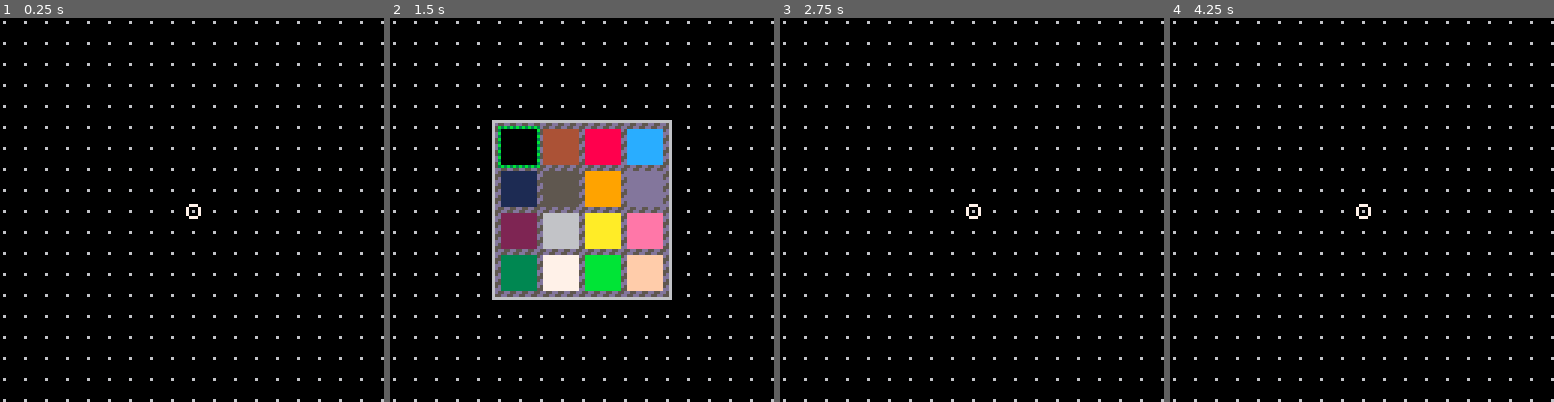
Above: before the commit, frames 1-4 (left to right).
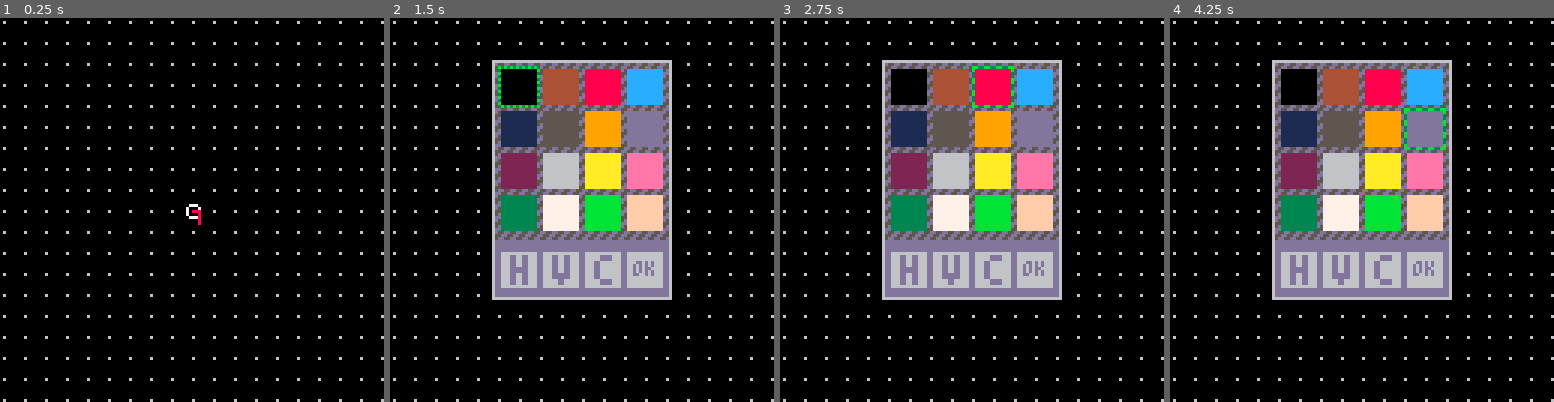
Above: after the commit, the same moments.

Repository: VyrCossont/Pinput
Game: PICO-8 cartridge PICO-8/games/shape_editor.p8
Two runs of this game, one before a commit and one after it. Both use one fixed random seed, a clock stepped at 60 frames per second and the inputs below.
Inputs:
- Up to frame 1 (0.25 s): no input
- Up to frame 2 (1.5 s): tap O (Z key) at 0.7 s
- Up to frame 3 (2.75 s): hold Right 1.6-2.1 s; tap O (Z key) at 1.7, 2.1, 2.5 s; hold Up 2.15-2.42 s; hold Right from 2.47 s (still down)
- Up to frame 4 (4.25 s): tap O (Z key) every 0.4 s from 2.9 to 4.1 s; release Right at 3.03 s; hold Left 3.08-3.58 s; hold Down 3.63-3.97 s; hold Right from 4.02 s (still down)

The runs differ from the first frame. In frame 1, less than 0.1% of the frame differs, in the area x 50-53%, y 50-54%; in frame 2, 24%; in frame 3, 28%, in the area x 26-74%, y 10-74%; in frame 4, 28%.

Commit message:
shape editor: working palette

Diff:
--- a/PICO-8/games/shape_editor.p8
+++ b/PICO-8/games/shape_editor.p8
@@ -16,8 +16,7 @@
 end
 
 function grid_init()
- cx = 0
- cy = 0
+ pos = {0, 0}
  grid_size = 7
  grid_max = 64 \ grid_size
 
@@ -42,17 +41,31 @@
  end
 
  -- selected dot
- circ(cx * grid_size, cy * grid_size, 2, 7)
+ local cx, cy = unpack(pos)
+ local c = 7
+ if cline != nil then
+  c = lines[cline].color
+ end
+ circ(cx * grid_size, cy * grid_size, 2, c)
+ print(c, cx * grid_size, cy * grid_size, 8)
 end
 
 function grid_update60()
+ local cx, cy = unpack(pos)
  if (btnp(0)) cx -= 1
  if (btnp(1)) cx += 1
  if (btnp(2)) cy -= 1
  if (btnp(3)) cy += 1
  cx = mid(-grid_max, cx, grid_max)
  cy = mid(-grid_max, cy, grid_max)
- if (btnp(4)) palette_init()
+ pos = {cx, cy}
+ if btnp(4) then
+  if cline == nil then
+   palette_init()
+  else
+   add(lines[cline], pos)
+  end
+ end
 end
 
 function palette_init()
@@ -61,46 +74,121 @@
   palette_draw()
  end
  _update60 = palette_update60
- px = 0
- py = 0
+
+ palette_coords = {0, 0}
+ palette_selected = nil
+ h_flip = false
+ v_flip = false
+ close_loop = false
 end
 
 function palette_draw()
  camera()
- clip(34, 34, 60, 60)
+ fillp()
+ clip(34, 14, 60, 80)
+
+ -- palette background
  fillp(0b0110110010010011)
- rectfill(34, 34, 94 - 1, 94 - 1, 5 | (13 << 4))
+ rectfill(34, 14, 94 - 1, 74 - 1, 5 | (13 << 4))
  fillp()
- rect(34, 34, 94 - 1, 94 - 1, 6)
+
+ -- control area
+ rectfill(34, 74, 94 - 1, 94 - 1, 13)
+
+ -- palette frame
+ rect(34, 14, 94 - 1, 94 - 1, 6)
+
+ -- color swatches
  for i = 0, 3 do
   for j = 0, 3 do
    local c = (i * 4) + j
    local x = 34 + 1 + 2 * (i + 1) + 12 * i
-   local y = 34 + 1 + 2 * (j + 1) + 12 * j
+   local y = 14 + 1 + 2 * (j + 1) + 12 * j
    rectfill(x, y, x + 12 - 1, y + 12 - 1, c)
   end
  end
+
+ -- currently selected color swatch
+ local px, py = unpack(palette_coords)
+ local x = 34 + 2 * (px + 1) + 12 * px
+ local y = 14 + 2 * (py + 1) + 12 * py
+ if (py > 3) y += 5
  fillp(0b1010010110100101)
- x = 34 + 2 * (px + 1) + 12 * px
- y = 34 + 2 * (py + 1) + 12 * py
  rect(x, y, x + 12 + 1, y + 12 + 1, 3 | (11 << 4))
  fillp()
+
+ -- chosen color swatch
+ if palette_selected != nil then
+  local sx, sy = unpack(palette_selected)
+  local x = 34 + 2 * (sx + 1) + 12 * sx
+  local y = 14 + 2 * (sy + 1) + 12 * sy
+  fillp(0b1100110000110011)
+  rect(x, y, x + 12 + 1, y + 12 + 1, 3 | (11 << 4))
+  fillp()
+ end
+
+ for k, label in pairs({"h", "v", "c", "ok"}) do
+  local px = k - 1
+  local x = 34 + 1 + 2 * (px + 1) + 12 * px
+  local y = 74 + 4
+  rectfill(x, y, x + 12 - 1, y + 12 - 1, 6)
+  if px == 3 then
+   print(label, x + 2, y + 3, 13)
+  else
+   print("\^w\^t" .. label, x + 3, y + 1, 13)
+   if (px == 0 and h_flip)
+   or (px == 1 and v_flip)
+   or (px == 2 and close_loop) then
+    fillp(0b1100110000110011)
+    rect(x - 1, y - 1, x + 12, y + 12, 3 | (11 << 4))
+    fillp()
+   end
+  end
+ end
 end
 
 function palette_update60()
+ local px, py = unpack(palette_coords)
  if (btnp(0)) px -= 1
  if (btnp(1)) px += 1
  if (btnp(2)) py -= 1
  if (btnp(3)) py += 1
  px = mid(0, px, 3)
- py = mid(0, py, 3)
- if (btnp(4)) palette_exit()
+ -- counts flip controls and commit button
+ py = mid(0, py, 4)
+ palette_coords = {px, py}
+
+ if btnp(4) then
+  if py < 4 then
+   palette_selected = {unpack(palette_coords)}
+  else
+   if px == 0 then
+    h_flip = not h_flip
+   elseif px == 1 then
+    v_flip = not v_flip
+   elseif px == 2 then
+    close_loop = not close_loop
+   elseif px == 3 then
+    if palette_selected == nil then
+     print "\ae-e-..dd"
+    else
+     palette_exit()
+    end
+   end
+  end
+ end
 end
 
 -- start a new line and exit palette mode
 function palette_exit()
+ local px, py = unpack(palette_selected)
  cline = #lines
- lines[cline] = {[0]=(px * 4) + py}
+ lines[cline] = {
+   ["color"] = (px * 4) + py,
+   ["h_flip"] = h_flip,
+   ["v_flip"] = v_flip,
+   ["close_loop"] = close_loop,
+ }
  grid_init()
 end
 
